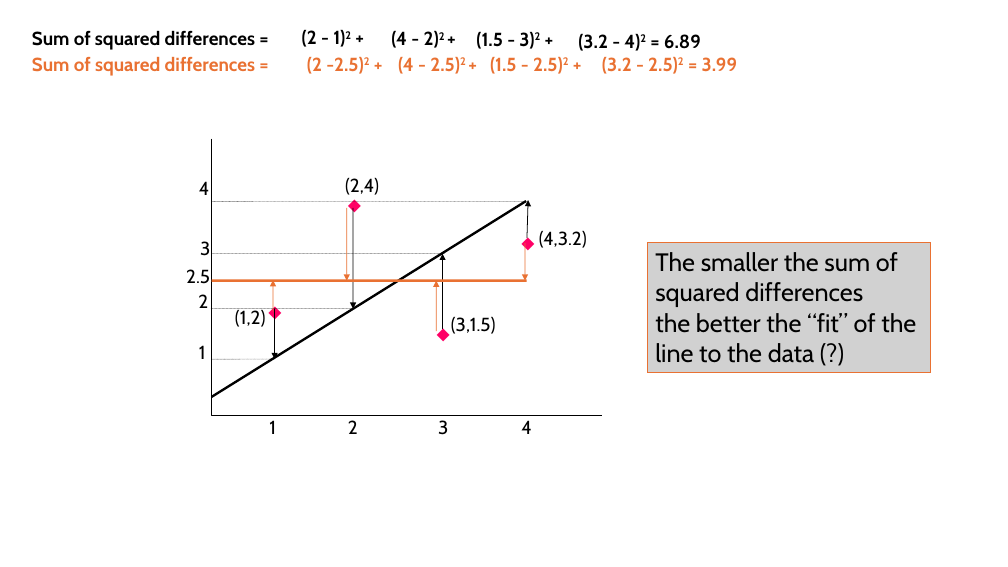
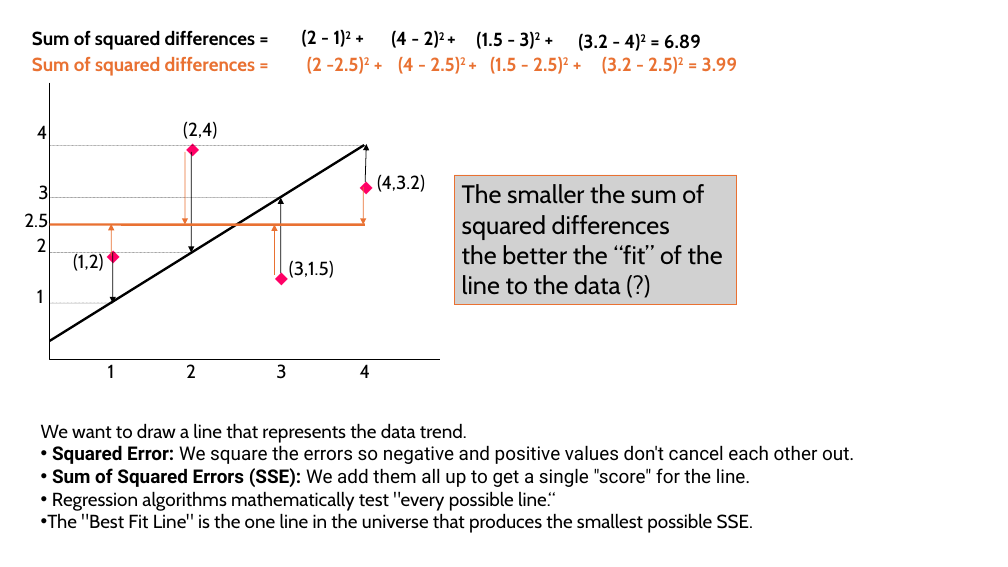
Before and after one commit to issues-osu/statsii-spring2026, a slide deck: slide 29 of slides/MLR/lecture.pptx (slide 11 before the commit). Drawn at 1008x567 pixels with LibreOffice and Linux fonts; fonts in the diff are those of the drawing. Boxes give left, top, right and bottom in pixels: in the first picture for what was removed or moved away, otherwise in the second. Text is boxed around its words. In the diff, an @@ line names an element or a change of style, - is before the commit and + after.

```diff
--- a/slides/MLR/lecture.pptx
+++ b/slides/MLR/lecture.pptx
@@ text "(2,4)": place and size @@
-text "(2,4)" at [345, 177, 379, 195]
+text "(2,4)" at [183, 121, 217, 139]
@@ rectangle "The smaller the sum of": place and size @@
-rectangle "The smaller the sum of" at [648, 243, 931, 373]
+rectangle "The smaller the sum of" at [454, 175, 737, 305]
@@ 15 texts, 8 arrows, 6 lines, 1 freeform shape: place and size @@
-15 texts, 8 arrows, 6 lines, 1 freeform shape at [186, 138, 603, 435]
+15 texts, 8 arrows, 6 lines, 1 freeform shape at [24, 82, 441, 379]
@@ text "2": place and size @@
-text "2" at [348, 420, 358, 434]
+text "2" at [186, 364, 196, 378]
@@ text added at [41, 423, 467, 443], 18 pt, text #000000 @@
+We want to draw a line that represents the data trend.
@@ text added at [47, 445, 854, 533], 18 pt, text #000000 @@
+• Squared Error: We square the errors so negative and positive values don't cancel each other out.
+• Sum of Squared Errors (SSE): We add them all up to get a single "score" for the line.
+• Regression algorithms mathematically test "every possible line.“
+• The "Best Fit Line" is the one line in the universe that produces the smallest possible SSE.
```
Also in this commit, not shown: 70 other slides changed, 31 slides added, 29 slides removed.
